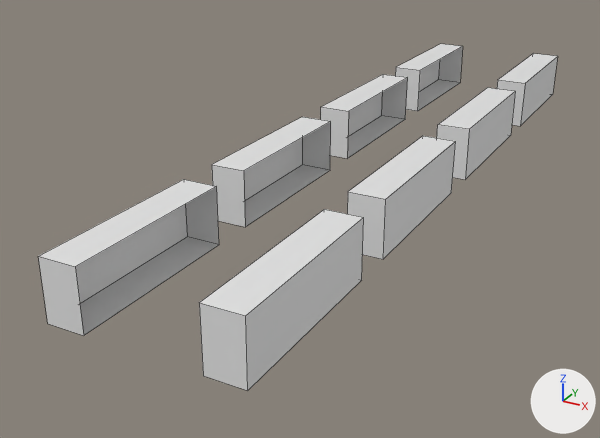
An edit to the Blender file assets/obj/museum/allee m1.blend, drawn before and after from the same camera.
Camera for both pictures: a 50 mm camera at (19.1, -20.2, 19.1) aimed at (-3.8, 21.5, -1.8). The lights are fixed; the arrows at lower right show +X, +Y and +Z. Mesh edges are drawn as thin lines.

The older version as bpy lines, for what is in view:
```python
me_cube = bpy.data.meshes.new('Cube')
me_cube.from_pydata([(-3.0, 51.5, 0.0), (-3.0, 0.0, 0.0), (3.0, 51.5, 0.0), (3.0, 0.0, 0.0)], [], [(2, 0, 1, 3)])
me_cube.materials.append(mat_sol)  # its picture is missing
me_cube_002 = bpy.data.meshes.new('Cube.002')
me_cube_002.from_pydata(...)  # 72 vertices, 27 faces; spans x -3.0..3.0, y 0.0..51.5, z 0.0..5.0
me_cube_002.materials.append(mat_murs)  # its picture is missing
me_cube_004 = bpy.data.meshes.new('Cube.004')
me_cube_004.from_pydata(...)  # 4 vertices, 1 face; spans x -3.0..3.0, y 0.0..51.5, z 0.0
me_cube_004.materials.append(mat_plafond)  # picture img_toithall_jpg
me_cube_005 = bpy.data.meshes.new('Cube.005')
me_cube_005.from_pydata(...)  # 64 vertices, 40 faces; spans x -5.0..5.0, y 1.5..49.0, z 0.8..4.0
# faces by material slot: [32, 8]
me_cube_005.materials.append(mat_renfoncements)  # its picture is missing
me_cube_005.materials.append(mat_granit)  # its picture is missing
ob_murs = bpy.data.objects.new('Murs', me_cube_002)
ob_murs.location = (0.0, 0.0, 0.0)
ob_murs.hide_set(True)
ob_renfocements = bpy.data.objects.new('Renfocements', me_cube_005)
ob_renfocements.location = (0.0, 0.0, 0.0)
ob_sol = bpy.data.objects.new('Sol', me_cube)
ob_sol.location = (0.0, 0.0, 0.0)
ob_sol.hide_set(True)
ob_toit = bpy.data.objects.new('Toit', me_cube_004)
ob_toit.location = (0.0, 51.5, 5.0)
ob_toit.rotation_euler = (3.142, 0.0, 0.0)  # degrees (180, 0, 0)
ob_toit.hide_set(True)
```
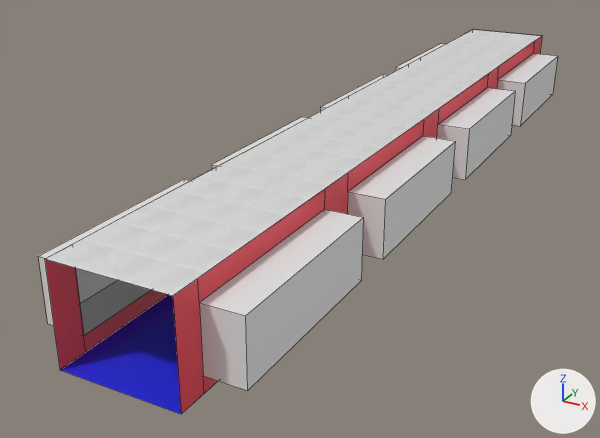
The change in detail:
Object 'Sol' (ob_sol) is now shown.
Object 'Murs' (ob_murs) is now shown.
Object 'Toit' (ob_toit) is now shown.

What differs and where, as boxes [x1, y1, x2, y2] in the pictures (600 x 438 px):
'Toit', shown: after [46, 29, 541, 296]
'Murs', shown (red): after [45, 36, 542, 414]
'Sol', shown (blue): after [61, 295, 181, 414]
